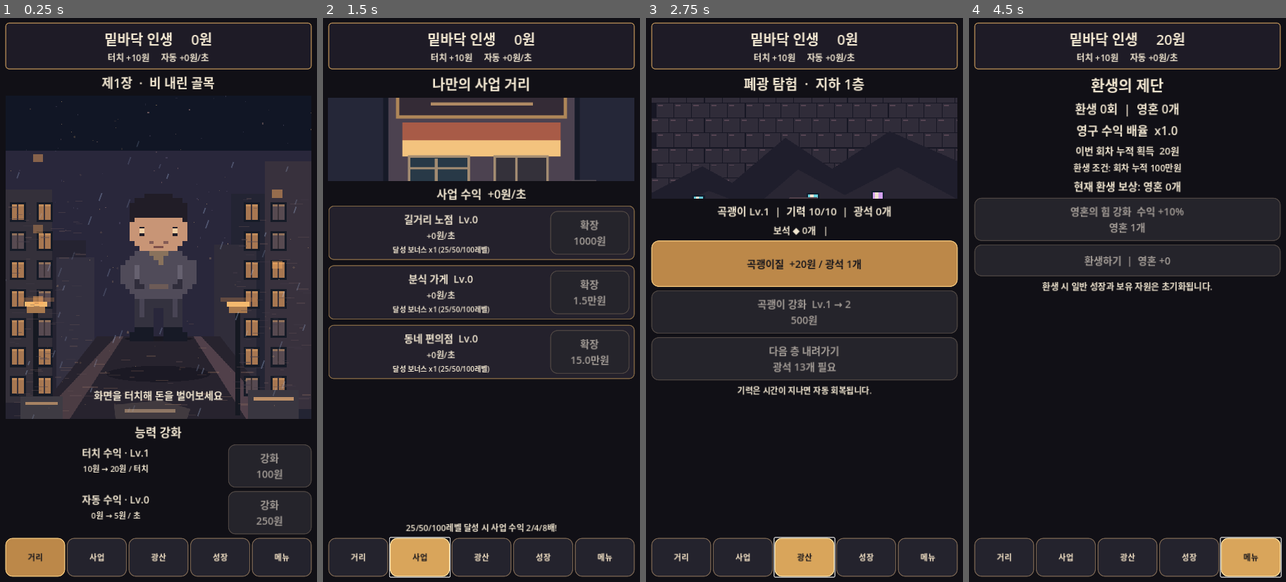
Above: before the commit, frames 1-4 (left to right).
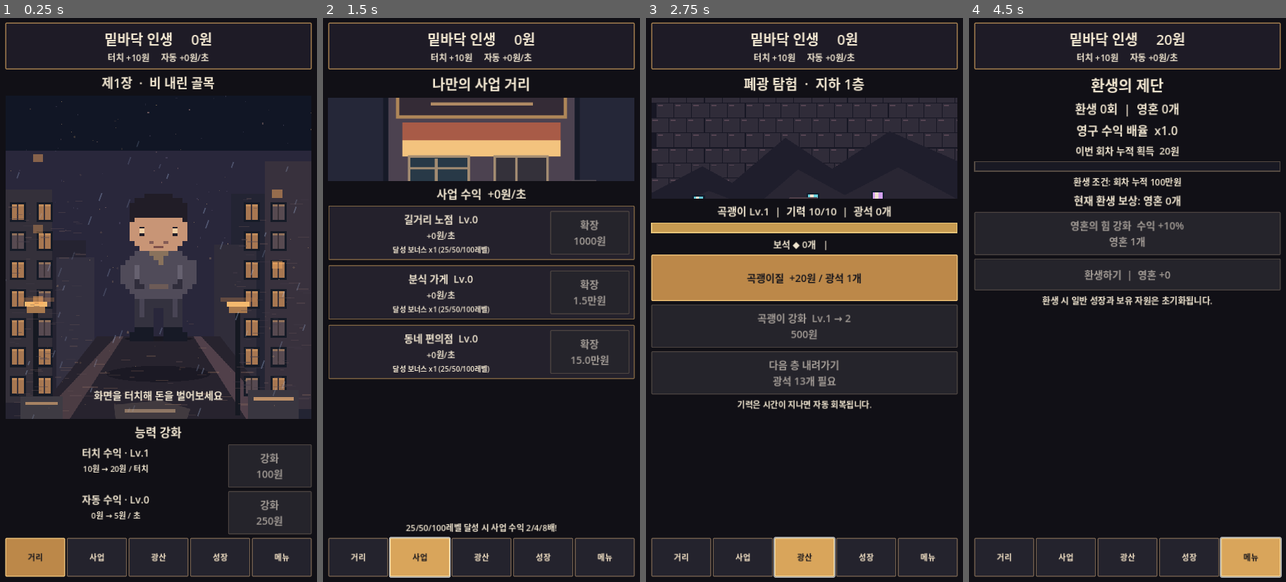
Above: after the commit, the same moments.

Repository: sungpil987/BottomLife-Reborn
Game: Godot game, scene res://scenes/Main.tscn
Same seed, same stepped clock (60 frames per second), same inputs: the game is played once before the commit and once after it.
Inputs:
- Up to frame 1 (0.25 s): no input
- Up to frame 2 (1.5 s): click "거리" at 0.5 s; click "사업" at 1.25 s
- Up to frame 3 (2.75 s): click "광산" at 2 s
- Up to frame 4 (4.5 s): click "곡괭이질 +20원 / 광석 1개" at 2.75 s; click "성장" at 3.5 s; click "메뉴" at 4.25 s

The runs differ from the first frame. In frame 1, 0.3% of the frame differs, in the area x 1-99%, y 0-100%; in frame 2, 0.4%; in frame 3, 11%; in frame 4, 5.1%.

Commit message:
v2.0 unify sharp pixel UI frames and add mining stamina and rebirth progress meters

Diff:
--- a/scripts/main.gd
+++ b/scripts/main.gd
@@ -21,6 +21,7 @@
 var mine_energy: float = 10.0
 var mine_buttons: Array[Button] = []
 var mine_status: Label
+var mine_energy_bar: ProgressBar
 var mine_art: TextureRect
 var mine_effect_layer: Control
 var mine_flash_tween: Tween
@@ -78,6 +79,9 @@
 	mine_energy = minf(max_mine_energy(), mine_energy + delta * (0.4 + float(stamina_level) * 0.08))
 	if is_instance_valid(mine_status):
 		mine_status.text = "곡괭이 Lv.%d  |  기력 %d/%d  |  광석 %d개" % [pickaxe_level, int(mine_energy), int(max_mine_energy()), ore]
+	if is_instance_valid(mine_energy_bar):
+		mine_energy_bar.max_value = max_mine_energy()
+		mine_energy_bar.value = mine_energy
 	if save_clock >= 10.0:
 		save_clock = 0.0
 		save_game()
@@ -152,13 +156,13 @@
 	return style
 
 func decorate_button(button: Button, gold: bool = false) -> void:
-	var normal := panel_style(Color("#bc8849") if gold else Color("#24232d"), Color("#f0c47a") if gold else Color("#75614f"))
-	var hover := panel_style(Color("#d9a55b") if gold else Color("#37323c"), Color("#ffe1a0"))
-	var pressed := panel_style(Color("#94652f") if gold else Color("#171720"), Color("#f0c47a"))
+	var normal := panel_style(Color("#bc8849") if gold else Color("#24232d"), Color("#f0c47a") if gold else Color("#75614f"), 2)
+	var hover := panel_style(Color("#d9a55b") if gold else Color("#37323c"), Color("#ffe1a0"), 2)
+	var pressed := panel_style(Color("#94652f") if gold else Color("#171720"), Color("#f0c47a"), 2)
 	button.add_theme_stylebox_override("normal", normal)
 	button.add_theme_stylebox_override("hover", hover)
 	button.add_theme_stylebox_override("pressed", pressed)
-	button.add_theme_stylebox_override("disabled", panel_style(Color("#25242b"), Color("#4c4441")))
+	button.add_theme_stylebox_override("disabled", panel_style(Color("#25242b"), Color("#4c4441"), 2))
 	button.add_theme_color_override("font_color", Color("#16151b") if gold else Color("#f8e6c9"))
 	button.add_theme_color_override("font_disabled_color", Color("#a29b95"))
 	button.add_theme_color_override("font_hover_color", Color("#16151b") if gold else Color("#ffffff"))
@@ -205,7 +209,7 @@
 	add_child(outer)
 	var top := PanelContainer.new()
 	top.custom_minimum_size.y = 104
-	top.add_theme_stylebox_override("panel", panel_style(Color("#1e1b26"), Color("#ad8652"), 8))
+	top.add_theme_stylebox_override("panel", panel_style(Color("#1e1b26"), Color("#ad8652"), 2))
 	outer.add_child(top)
 	var top_box := VBoxContainer.new()
 	top_box.add_theme_constant_override("separation", 4)
@@ -300,6 +304,14 @@
 	content.add_child(make_label("환생 %d회  |  영혼 %d개" % [rebirth_count, soul_points], 27))
 	content.add_child(make_label("영구 수익 배율  x%.1f" % prestige_multiplier(), 27))
 	content.add_child(make_label("이번 회차 누적 획득  %s원" % number(run_earned), 22))
+	var progress := ProgressBar.new()
+	progress.custom_minimum_size.y = 22
+	progress.show_percentage = false
+	progress.max_value = 1000000.0
+	progress.value = minf(run_earned, 1000000.0)
+	progress.add_theme_stylebox_override("background", panel_style(Color("#191923"), Color("#554b43"), 0))
+	progress.add_theme_stylebox_override("fill", panel_style(Color("#b68dce"), Color("#e2b7fc"), 0))
+	content.add_child(progress)
 	content.add_child(make_label("환생 조건: 회차 누적 100만원", 20))
 	var reward := rebirth_reward()
 	content.add_child(make_label("현재 환생 보상: 영혼 %d개" % reward, 24))
@@ -359,7 +371,7 @@
 	scroll.add_child(rows)
 	for i in range(3):
 		var panel := PanelContainer.new()
-		panel.add_theme_stylebox_override("panel", panel_style(Color("#24212c"), Color("#826744"), 12))
+		panel.add_theme_stylebox_override("panel", panel_style(Color("#24212c"), Color("#826744"), 2))
 		rows.add_child(panel)
 		var row := HBoxContainer.new()
 		panel.add_child(row)
@@ -512,6 +524,14 @@
 	stage.add_child(mine_effect_layer)
 	mine_status = make_label("", 24)
 	content.add_child(mine_status)
+	mine_energy_bar = ProgressBar.new()
+	mine_energy_bar.custom_minimum_size.y = 22
+	mine_energy_bar.show_percentage = false
+	mine_energy_bar.max_value = max_mine_energy()
+	mine_energy_bar.value = mine_energy
+	mine_energy_bar.add_theme_stylebox_override("background", panel_style(Color("#191923"), Color("#554b43"), 0))
+	mine_energy_bar.add_theme_stylebox_override("fill", panel_style(Color("#c79b51"), Color("#e6c479"), 0))
+	content.add_child(mine_energy_bar)
 	content.add_child(make_label("보석 ◆ %d개   |   %s" % [gems, last_mine_find], 21))
 	var dig := make_button("곡괭이질  +%s원 / 광석 %d개" % [number(float(20 * pickaxe_level * mine_depth)), pickaxe_level])
 	dig.custom_minimum_size.y = 105
@@ -554,6 +574,7 @@
 	growth_buttons.clear()
 	mine_buttons.clear()
 	mine_status = null
+	mine_energy_bar = null
 	mine_art = null
 	mine_effect_layer = null
 	if hero_idle_tween and hero_idle_tween.is_running():
